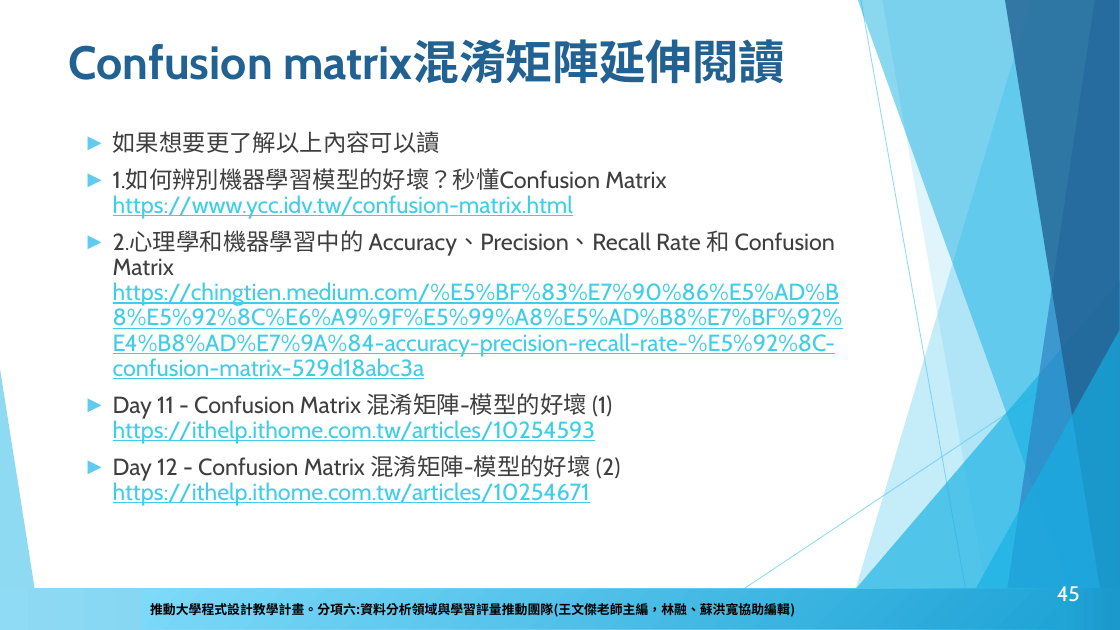
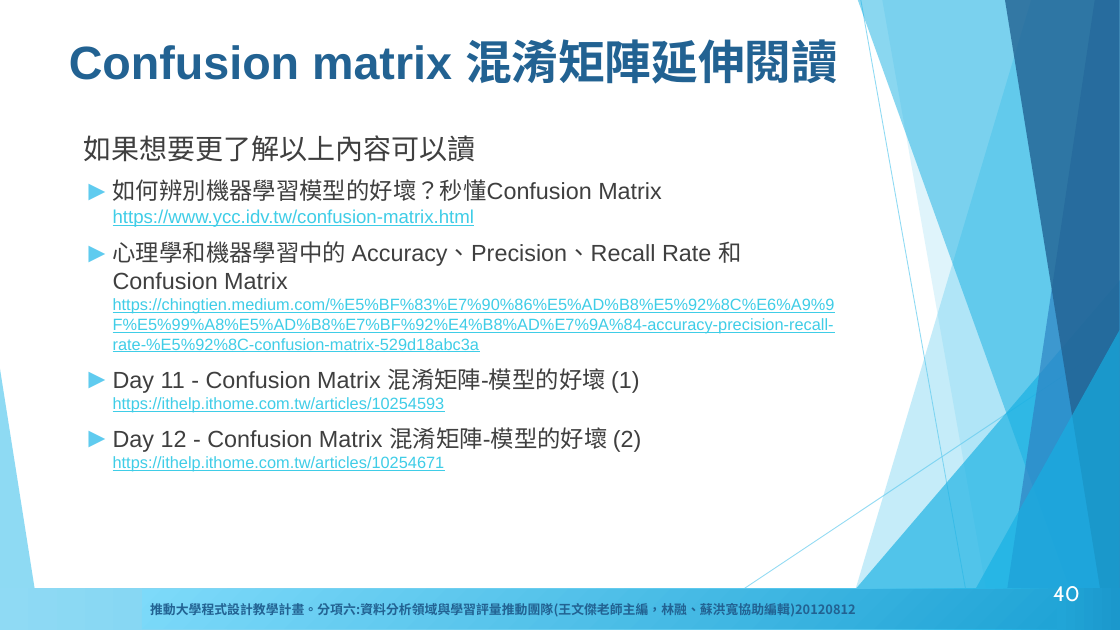
Before and after one commit to howardsukuan/textual-data-analysis-python, a slide deck: slide 40 of week04/文本分析與程式設計week4.pptx (slide 45 before the commit). Drawn at 1120x630 pixels with LibreOffice and Linux fonts; fonts in the diff are those of the drawing; background and template pictures are left out. Boxes give left, top, right and bottom in pixels: in the first picture for what was removed or moved away, otherwise in the second. Text is boxed around its words. In the diff, an @@ line names an element or a change of style, - is before the commit and + after.

```diff
--- a/week04/文本分析與程式設計week4.pptx
+++ b/week04/文本分析與程式設計week4.pptx
@@ title at (69,39,838,84): text changed; font Cabin to Arial @@
-Confusion matrix混淆矩陣延伸閱讀
+Confusion matrix 混淆矩陣延伸閱讀
@@ text at (83,135,642,472): size 20 to 24 pt in "如果想要更了解以上內容可以讀"; font Cabin to Arial in "如果想要更了解以上內容可以讀", "Day 11 - Confusion Matrix 混淆矩陣-模型的好壞 (1) ...", "Day 12 - Confusion Matrix 混淆矩陣-模型的好壞 (2) ..."; size 20 to 14 pt in "https://ithelp.ithome.com.tw/articles/10254593", "https://ithelp.ithome.com.tw/articles/10254671"; bullet ► to none; line spacing 0.9 to 1 @@
@@ text at (113,179,835,352): text changed; size 20 to 14 pt; font Cabin to Arial @@
-► 1.如何辨別機器學習模型的好壞？秒懂Confusion Matrix
-  https://www.ycc.idv.tw/confusion-matrix.html
-► 2.心理學和機器學習中的 Accuracy、Precision、Recall Rate 和 Confusion Matrix
-  https://chingtien.medium.com/%E5%BF%83%E7%90%86%E5%AD%B8%E5%92%8C%E6%A9%9F%E5%99%A8%E5%AD%B8%E7%BF%92%E4%B8%AD%E7%9A%84-accuracy-precision-recall-rate-%E5%92%8C-confusion-matrix-529d18abc3a
+► 如何辨別機器學習模型的好壞？秒懂Confusion Matrix
+  https://www.ycc.idv.tw/confusion-matrix.html
+► 心理學和機器學習中的 Accuracy、Precision、Recall Rate 和 Confusion Matrix
+  https://chingtien.medium.com/%E5%BF%83%E7%90%86%E5%AD%B8%E5%92%8C%E6%A9%9F%E5%99%A8%E5%AD%B8%E7%BF%92%E4%B8%AD%E7%9A%84-accuracy-precision-recall-rate-%E5%92%8C-confusion-matrix-529d18abc3a
@@ text added at (144,598,1032,618), 12 pt, text #226292, bold @@
+推動大學程式設計教學計畫。分項六：資料分析領域與學習評量推動團隊（卓騰語言科技王文傑創辦人主編，林融、蘇洪寬協助編輯）20120812
@@ page number at (1053,586,1080,602): text changed @@
-45
+40
@@ text in rectangle at (150,600,856,618): text changed; text colour #000000 to #226292 @@
-推動大學程式設計教學計畫。分項六:資料分析領域與學習評量推動團隊(王文傑老師主編，林融、蘇洪寬協助編輯)
+推動大學程式設計教學計畫。分項六:資料分析領域與學習評量推動團隊(王文傑老師主編，林融、蘇洪寬協助編輯)20120812
```
Also in this commit, not shown: 54 other slides changed, 8 slides removed, 3 other files.
